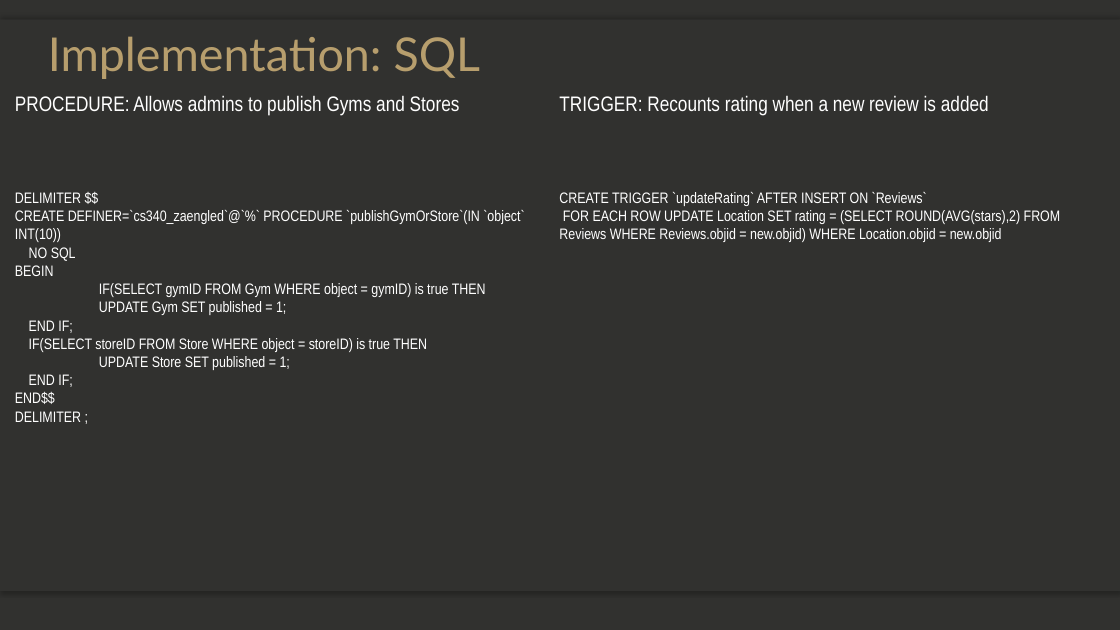
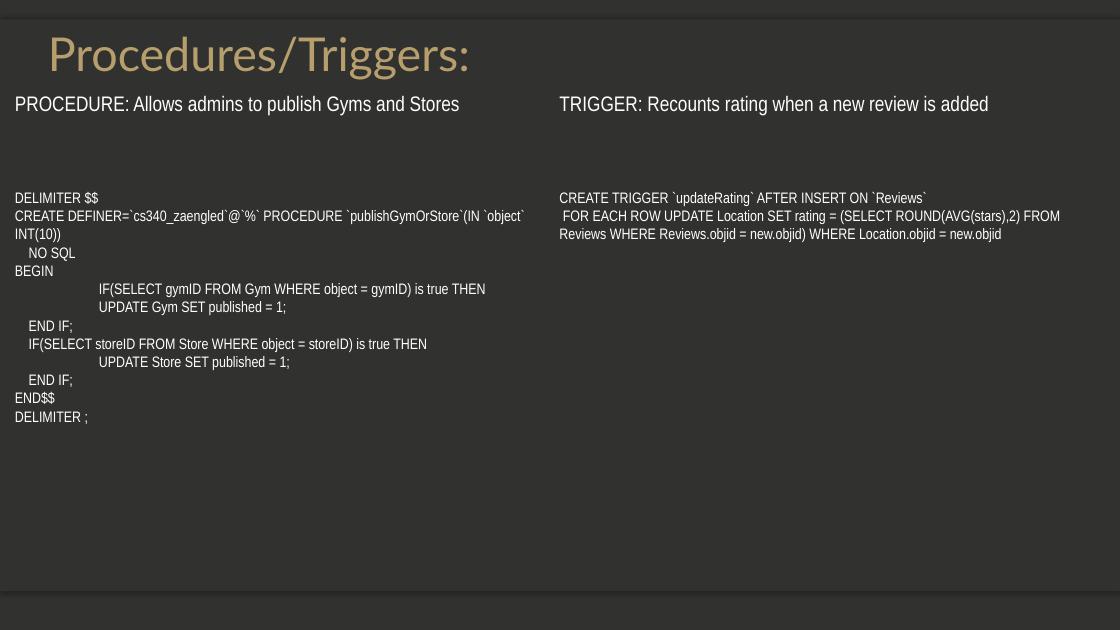
Before and after one commit to Zaengled/cs340database, a slide deck: slide 8 of ClimbOn.pptx. Drawn at 1120x630 pixels with LibreOffice and Linux fonts; fonts in the diff are those of the drawing; background and template pictures are left out. Boxes give left, top, right and bottom in pixels: in the first picture for what was removed or moved away, otherwise in the second. Text is boxed around its words. In the diff, an @@ line names an element or a change of style, - is before the commit and + after.

Commit message:
fixed ppt stuff

```diff
--- a/ClimbOn.pptx
+++ b/ClimbOn.pptx
@@ title at <box>48,36,470,80</box>: text changed @@
-Implementation: SQL
+Procedures/Triggers:
```
